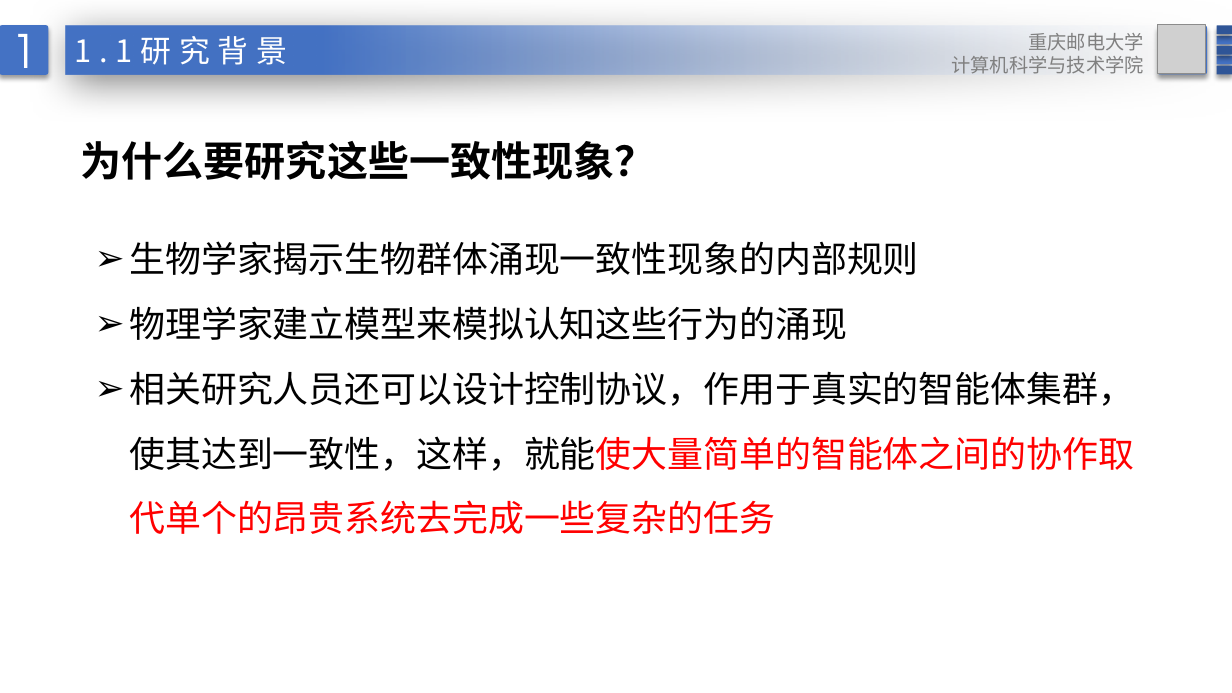
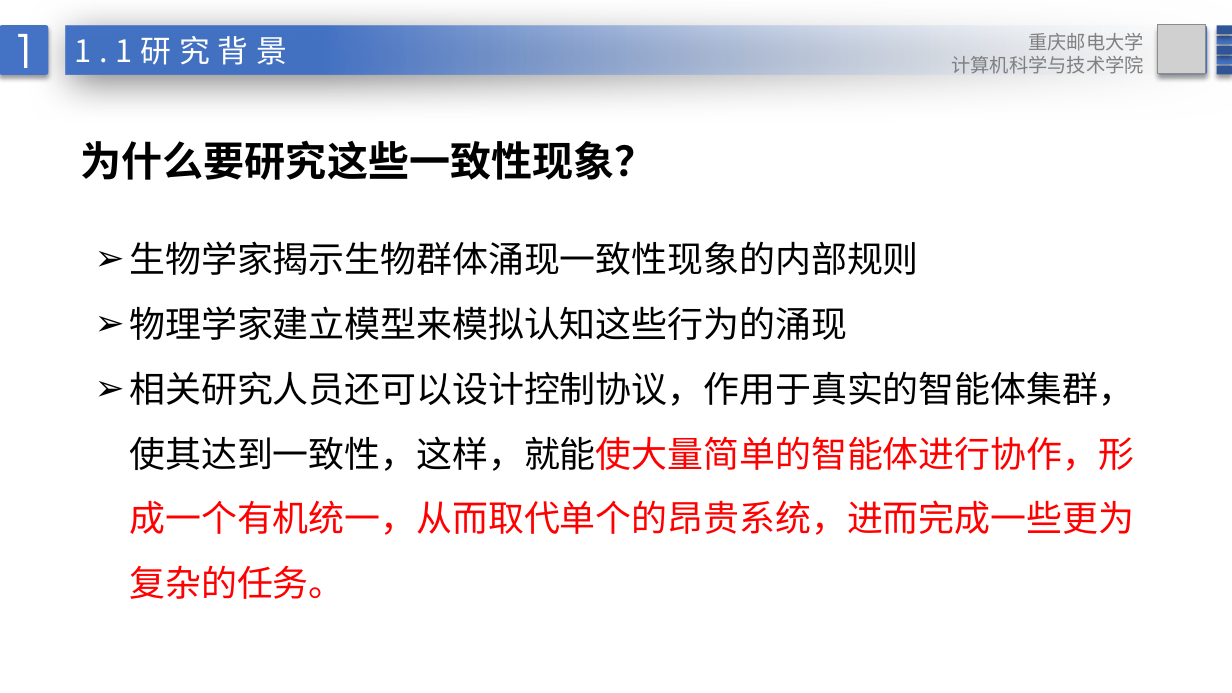
Before and after one commit to DotGeng/graduation, a slide deck: slide 5 of 耿玉坤答辩ppt.pptx. Drawn at 1232x693 pixels with LibreOffice and Linux fonts; fonts in the diff are those of the drawing; grey boxes stand for pictures; background and template pictures are left out. Boxes give left, top, right and bottom in pixels: in the first picture for what was removed or moved away, otherwise in the second. Text is boxed around its words. In the diff, an @@ line names an element or a change of style, - is before the commit and + after.

```diff
--- a/耿玉坤答辩ppt.pptx
+++ b/耿玉坤答辩ppt.pptx
@@ text at (129,371,1134,599): text changed; text colour #000000 to #FF0000 @@
-➢ 相关研究人员还可以设计控制协议，作用于真实的智能体集群，使其达到一致性，这样，就能使大量简单的智能体之间的协作取代单个的昂贵系统去完成一些复杂的任务
+➢ 相关研究人员还可以设计控制协议，作用于真实的智能体集群，使其达到一致性，这样，就能使大量简单的智能体进行协作，形成一个有机统一，从而取代单个的昂贵系统，进而完成一些更为复杂的任务。
```
Also in this commit, not shown: 16 other slides changed, 1 slide added, 3 other files.
